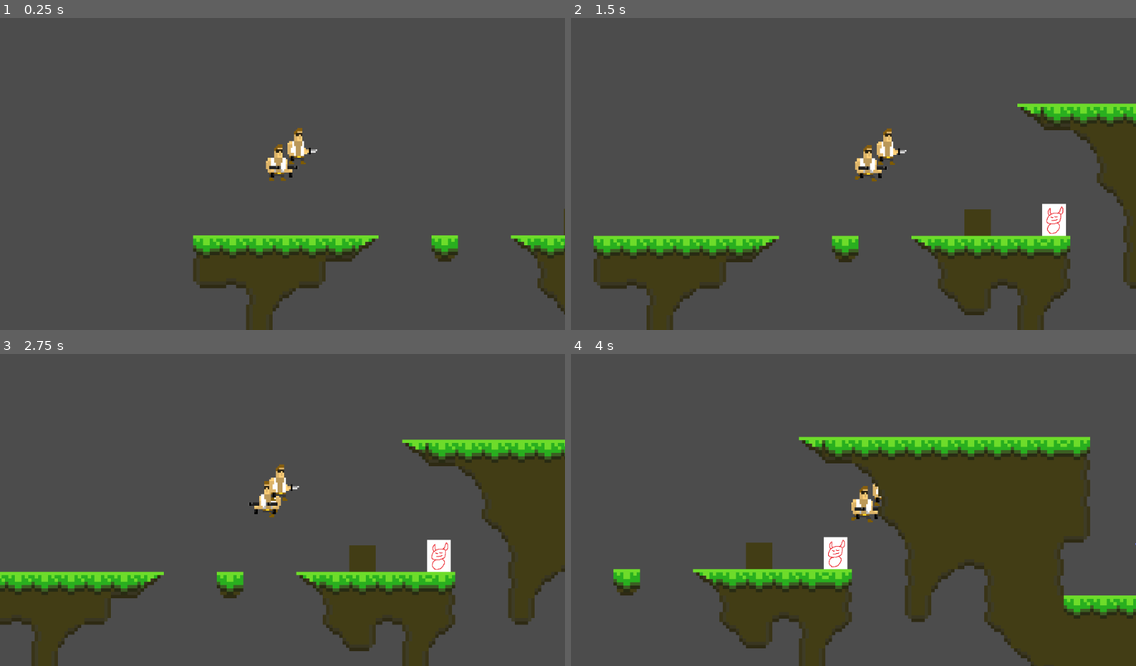
Above: before the commit, frames 1-4 (two rows, left to right).
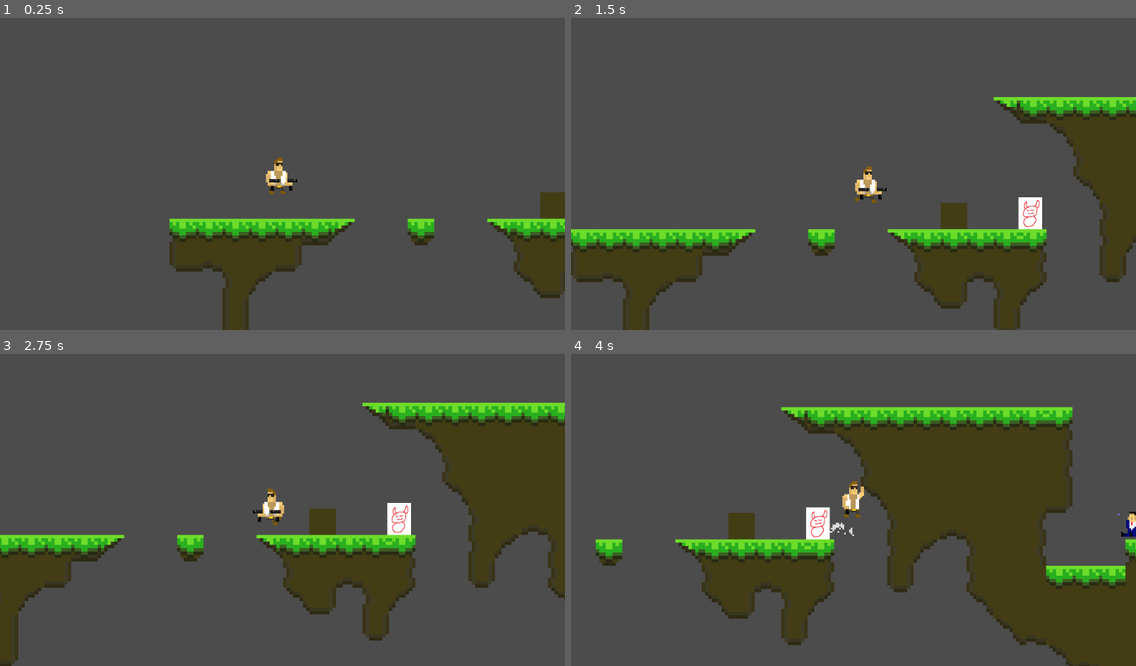
Above: after the commit, the same moments.

Repository: Slimonade1/Eksamensprojekt
Game: Godot game, scene res://Scenes/masterScene.tscn
The game is run twice, just before and just after one commit, with the same random seed, the same clock (stepped at 60 frames per second) and the same inputs. The engine's default icon, where the game draws it, is replaced by a stand-in: a white triangle on a blue panel in a dark square.
Inputs:
- Up to frame 1 (0.25 s): no input
- Up to frame 2 (1.5 s): tap Enter at 0.5 s; hold D (ui_right) from 0.53 s (still down); tap W (ui_up) at 0.77 s
- Up to frame 3 (2.75 s): tap W (ui_up) at 1.52 s; release D (ui_right) at 2.03 s; hold A (ui_left) from 2.03 s (still down)
- Up to frame 4 (4 s): release A (ui_left) at 2.78 s; hold D (ui_right) from 2.78 s (still down); tap W (ui_up) at 3.02, 3.77 s

The runs differ from the first frame. In frame 1, 10% of the frame differs, in the area x 30-100%, y 35-100%; in frame 2, 17%; in frame 3, 26%, in the area x 0-100%, y 15-100%; in frame 4, 24%.

Commit message:
#1 Gravity

Diff:
--- a/Scenes/Player.tscn
+++ b/Scenes/Player.tscn
@@ -71,6 +71,7 @@
 [ext_resource path="res://Sprites/Player/Climbing/Climbing_0004.png" type="Texture" id=69]
 [ext_resource path="res://Sprites/Player/Climbing/Climbing_0005.png" type="Texture" id=70]
 [ext_resource path="res://Sprites/Player/Climbing/Climbing_0007.png" type="Texture" id=71]
+[ext_resource path="res://Scripts/BangAnimation.gd" type="Script" id=72]
 
 [sub_resource type="SpriteFrames" id=2]
 animations = [ {
@@ -173,9 +174,10 @@
 position = Vector2( 10, 11 )
 
 [node name="BangAnimation" type="AnimatedSprite" parent="."]
+visible = false
 position = Vector2( 11, -10 )
 frames = SubResource( 6 )
-script = ExtResource( 48 )
+script = ExtResource( 72 )
 
 [connection signal="timeout" from="BulletCooldown" to="." method="_on_BulletCooldown_timeout"]
 [connection signal="animation_finished" from="BangAnimation" to="BangAnimation" method="_on_BangAnimation_animation_finished"]
--- a/Scenes/masterScene.tscn
+++ b/Scenes/masterScene.tscn
@@ -5,4 +5,4 @@
 [node name="masterScene" type="Node2D"]
 
 [node name="gameScene" parent="." instance=ExtResource( 1 )]
-position = Vector2( -16, 11 )
+position = Vector2( 27, -1 )
--- a/Scripts/BangAnimation.gd
+++ b/Scripts/BangAnimation.gd
@@ -1,7 +1,8 @@
 extends AnimatedSprite
 
 func _ready():
-	visible = false
+	pass
+	#visible = false
 
 func _on_BangAnimation_animation_finished():
 	#visible = false
--- a/Scripts/Player.gd
+++ b/Scripts/Player.gd
@@ -11,7 +11,7 @@
 var speed = 60
 var jumpForce = 800
 var climbSpeed = 200
-var gravity = 0 #2000
+var gravity = 2000
 
 var vel = Vector2()
 var grounded = false
Not shown: 1 places in Scenes/Player.tscn that only renumber resources
